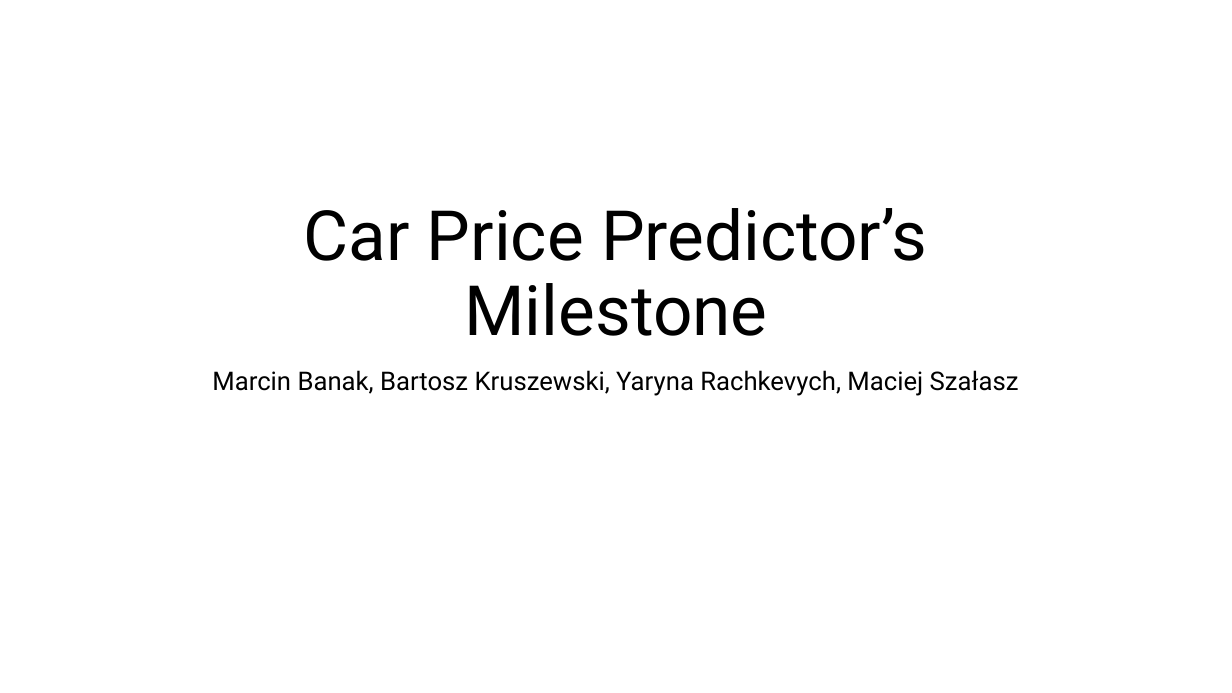
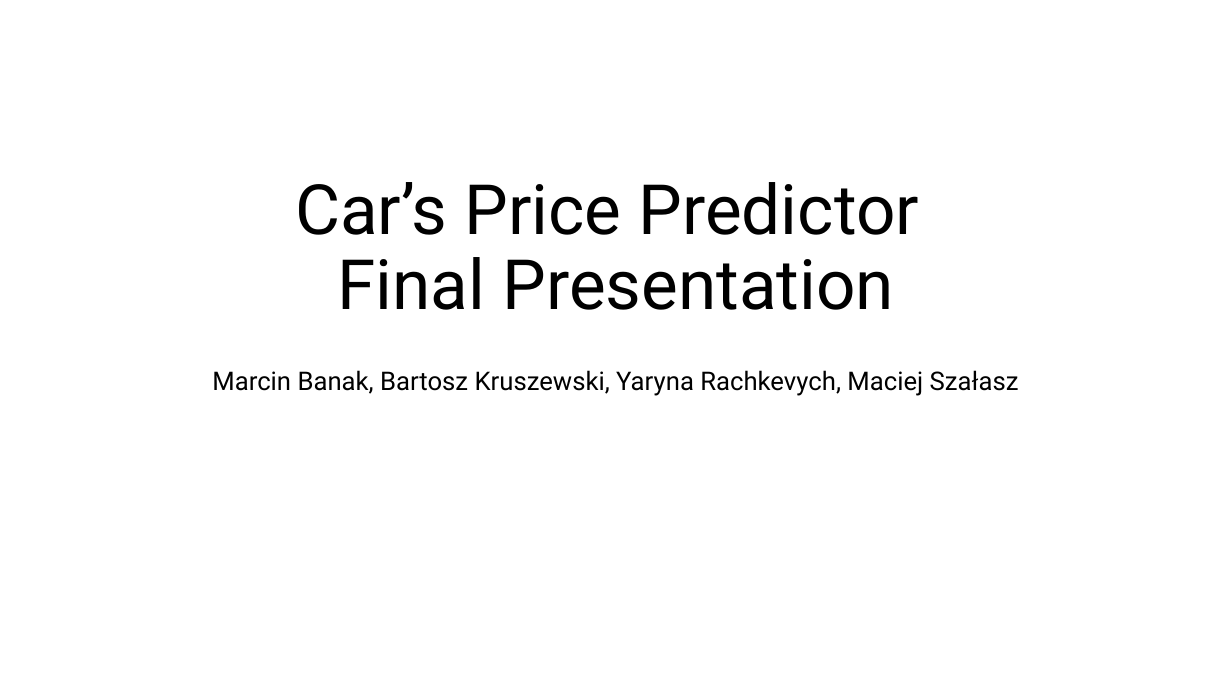
Before and after one commit to marcin-banak/wheel_of_fortune, a slide deck: slide 1 of presentations/Final presentation.pptx. Drawn at 1232x693 pixels with LibreOffice and Linux fonts; fonts in the diff are those of the drawing. Boxes give left, top, right and bottom in pixels: in the first picture for what was removed or moved away, otherwise in the second. Text is boxed around its words. In the diff, an @@ line names an element or a change of style, - is before the commit and + after.

```diff
--- a/presentations/Final presentation.pptx
+++ b/presentations/Final presentation.pptx
@@ title at (295,182,919,310): text changed @@
-Car Price Predictor’s Milestone
+Car’s Price Predictor
+Final Presentation
```
Also in this commit, not shown: 3 other slides changed, 1 slide added.
